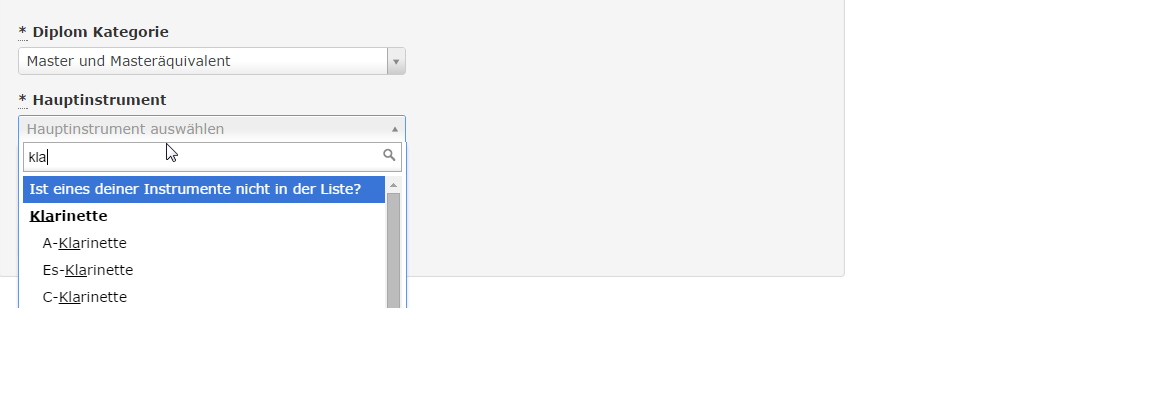
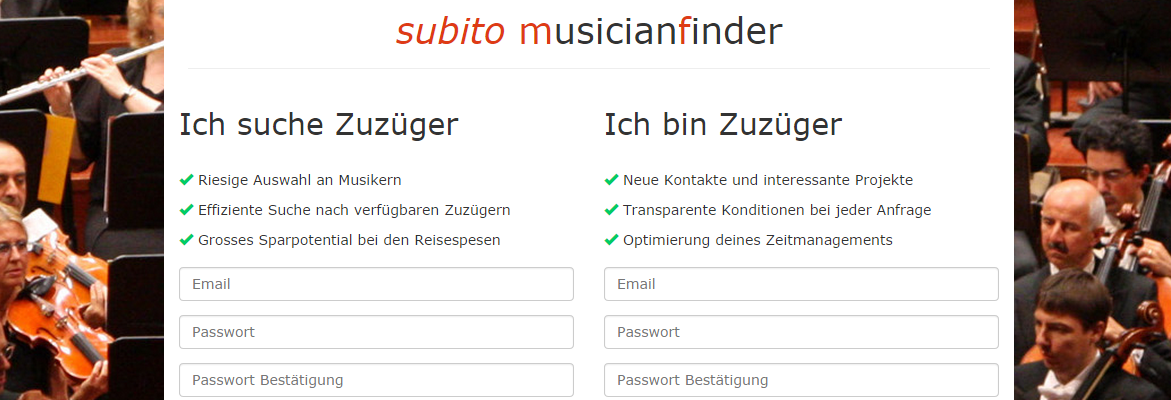
Layer changes from the first 1171 × 400 image to the second:
moved "Ebene 12" into group "Gruppe 2" over [0, 0, 974, 308]
showed "Ebene 3" over [0, 0, 1171, 400]
